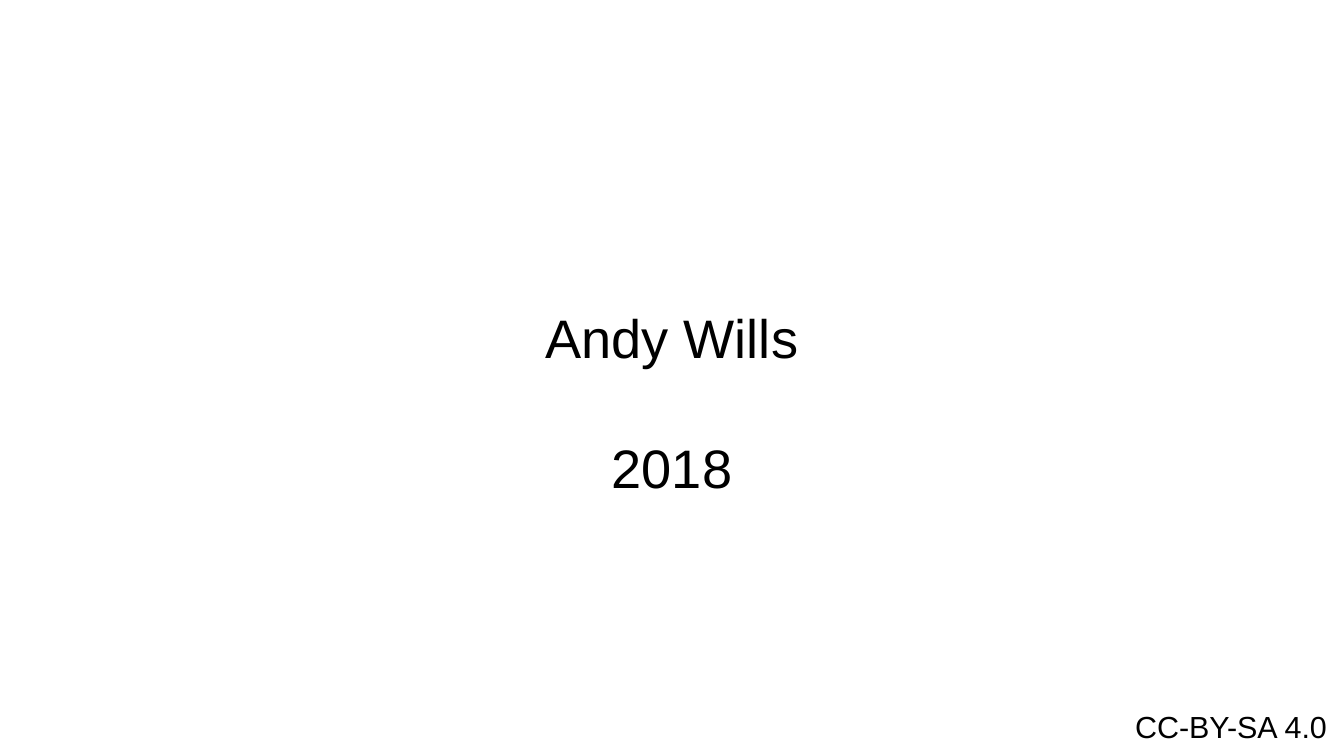
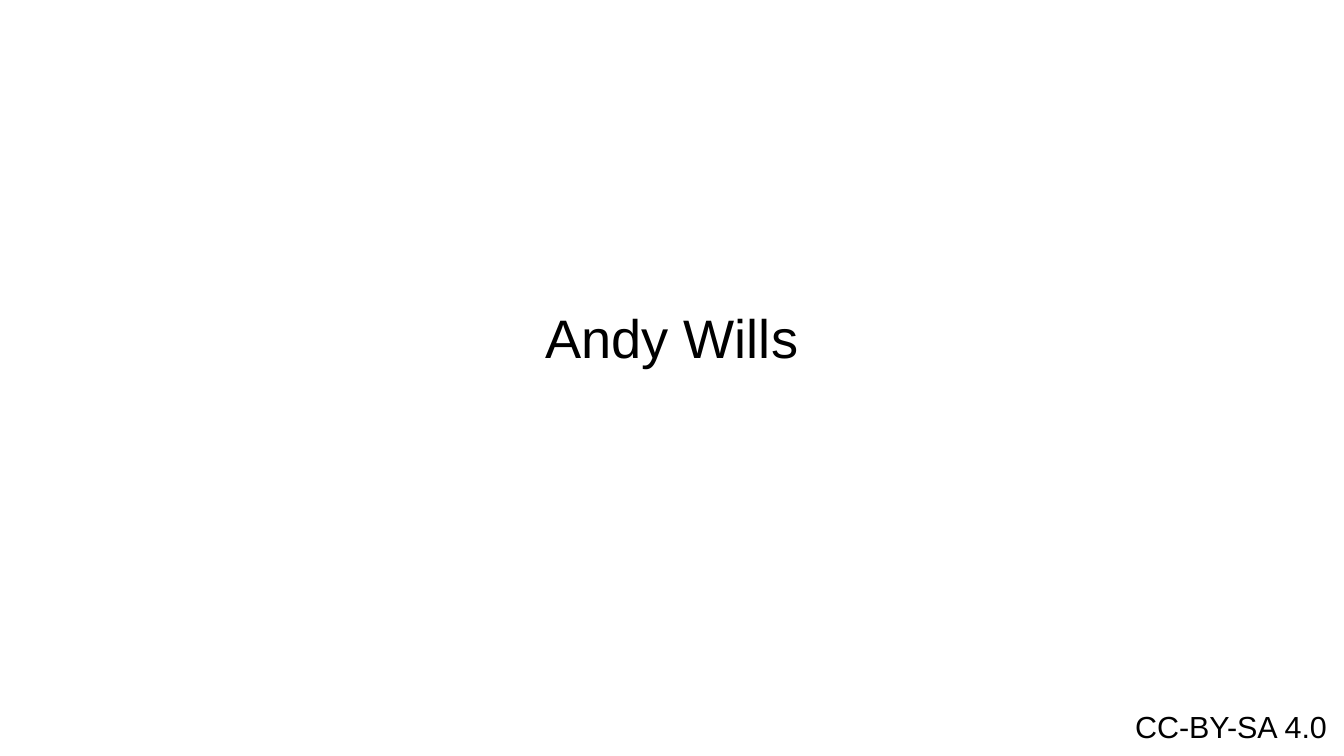
Before and after one commit to ajwills72/critical-thinking, a slide deck: slide 1 of src/distributions-samples.odp. Drawn at 1344x756 pixels with LibreOffice and Linux fonts; fonts in the diff are those of the drawing; background and template pictures are left out. Boxes give left, top, right and bottom in pixels: in the first picture for what was removed or moved away, otherwise in the second. Text is boxed around its words. In the diff, an @@ line names an element or a change of style, - is before the commit and + after.

Commit message:
Remove date from slides.

```diff
--- a/src/distributions-samples.odp
+++ b/src/distributions-samples.odp
@@ subtitle at [612,450,733,489]: paragraph removed @@
-2018
```
Also in this commit, not shown: 1 other file.
